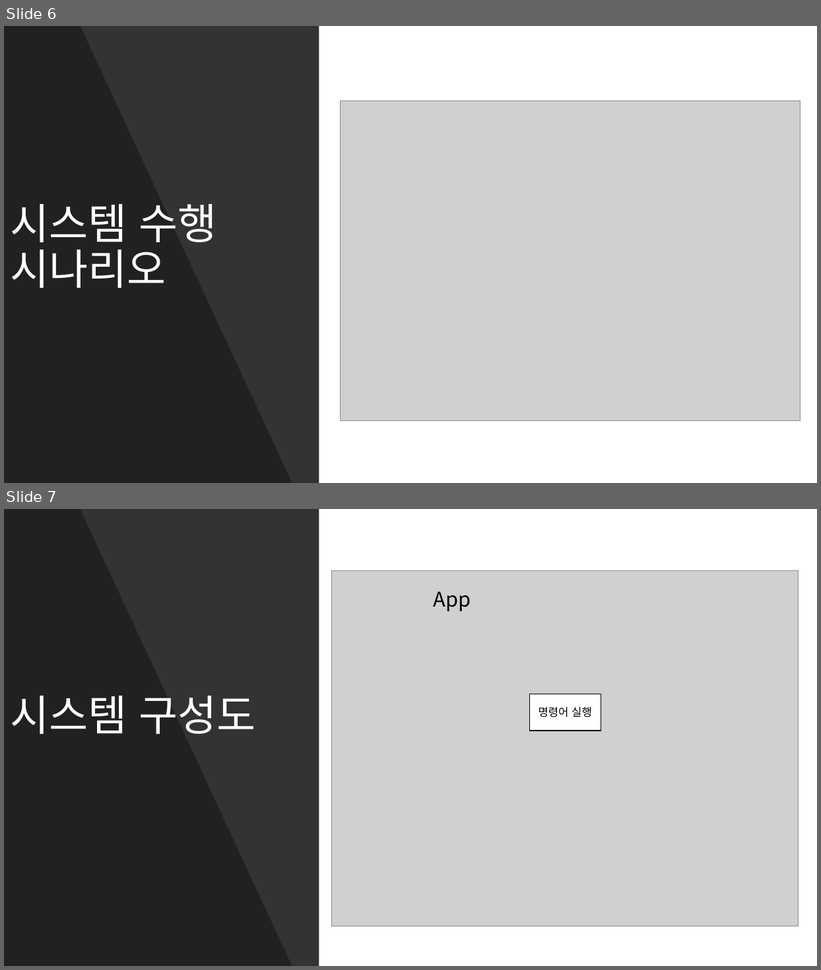
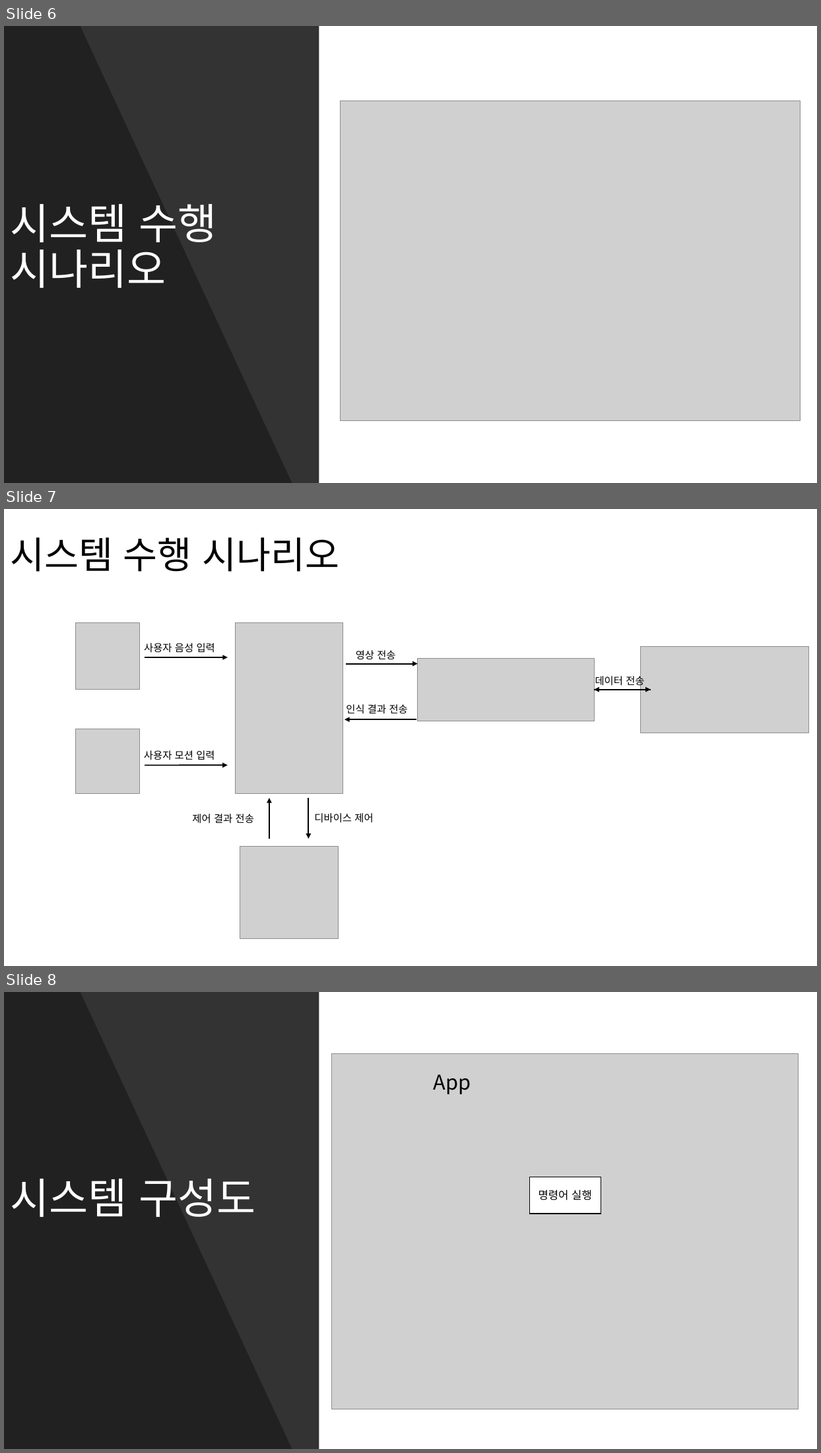
Before and after one commit to kpuce2022CD/Zinzara, a slide deck: document/Zinzara(1차)종합설계_제안서.pptx. Shown one above the other, each under a label of ours: slides 6 and 7 before the commit, slides 6, 7 and 8 after it. The pictures are 821x970 and 821x1453 pixels, drawn with LibreOffice and Linux fonts; fonts in the diff are those of the drawing; grey boxes stand for pictures. Boxes give left, top, right and bottom in pixels: in the first picture for what was removed or moved away, otherwise in the second. Text is boxed around its words. In the diff, an @@ line names an element or a change of style, - is before the commit and + after.

```diff
--- a/document/Zinzara(1차)종합설계_제안서.pptx
+++ b/document/Zinzara(1차)종합설계_제안서.pptx
@@ slide 7 added at bbox=[4, 509, 817, 966], background #FFFFFF @@
@@ title added at bbox=[10, 537, 340, 572], 44 pt, text #000000 @@
+시스템 수행 시나리오
@@ picture added at bbox=[75, 623, 139, 690] @@
@@ picture added at bbox=[236, 623, 343, 795] @@
@@ text added at bbox=[144, 643, 215, 653], 12 pt, text #000000 @@
+사용자 음성 입력
@@ picture added at bbox=[641, 646, 809, 733] @@
@@ arrow added from (145, 658) to (228, 658), #000000 1.5 pt @@
@@ arrow added from (346, 664) to (418, 664), #000000 1.5 pt @@
@@ text added at bbox=[356, 650, 395, 659], 12 pt, text #000000 @@
+영상 전송
@@ picture added at bbox=[418, 658, 594, 722] @@
@@ text added at bbox=[595, 674, 644, 687], 12 pt, text #000000 @@
+데이터 전송
@@ text added at bbox=[346, 704, 408, 714], 12 pt, text #000000 @@
+인식 결과 전송
@@ arrow added from (595, 690) to (651, 690), #000000 1.5 pt @@
@@ arrow added from (651, 690) to (595, 690), #000000 1.5 pt @@
@@ arrow added from (416, 720) to (345, 720), #000000 1.5 pt @@
@@ picture added at bbox=[75, 729, 139, 794] @@
@@ text added at bbox=[144, 751, 215, 760], 12 pt, text #000000 @@
+사용자 모션 입력
@@ arrow added from (145, 765) to (228, 765), #000000 1.5 pt @@
@@ arrow added from (269, 839) to (269, 798), #000000 1.5 pt @@
@@ arrow added from (308, 798) to (308, 839), #000000 1.5 pt @@
@@ text added at bbox=[192, 814, 254, 824], 12 pt, text #000000 @@
+제어 결과 전송
@@ text added at bbox=[314, 813, 373, 823], 12 pt, text #000000 @@
+디바이스 제어
@@ picture added at bbox=[240, 846, 338, 939] @@
@@ what was slide 7 is now slide 8 @@
```
Also in this commit, not shown: 1 other slide added.
